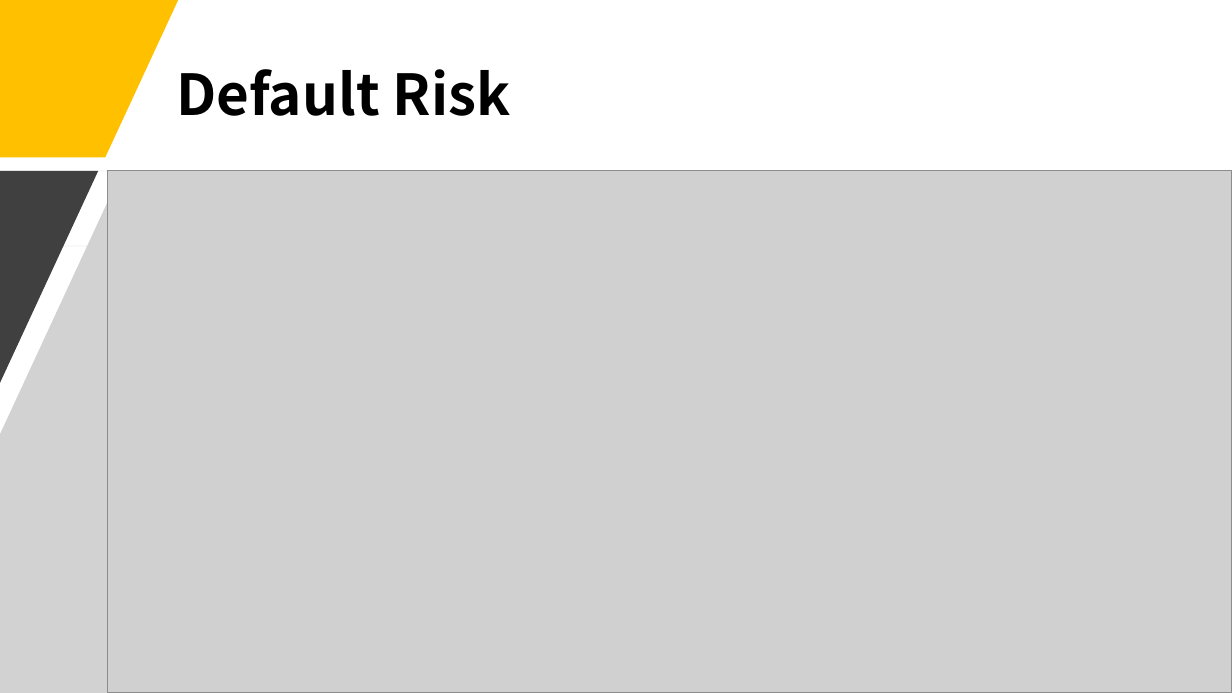
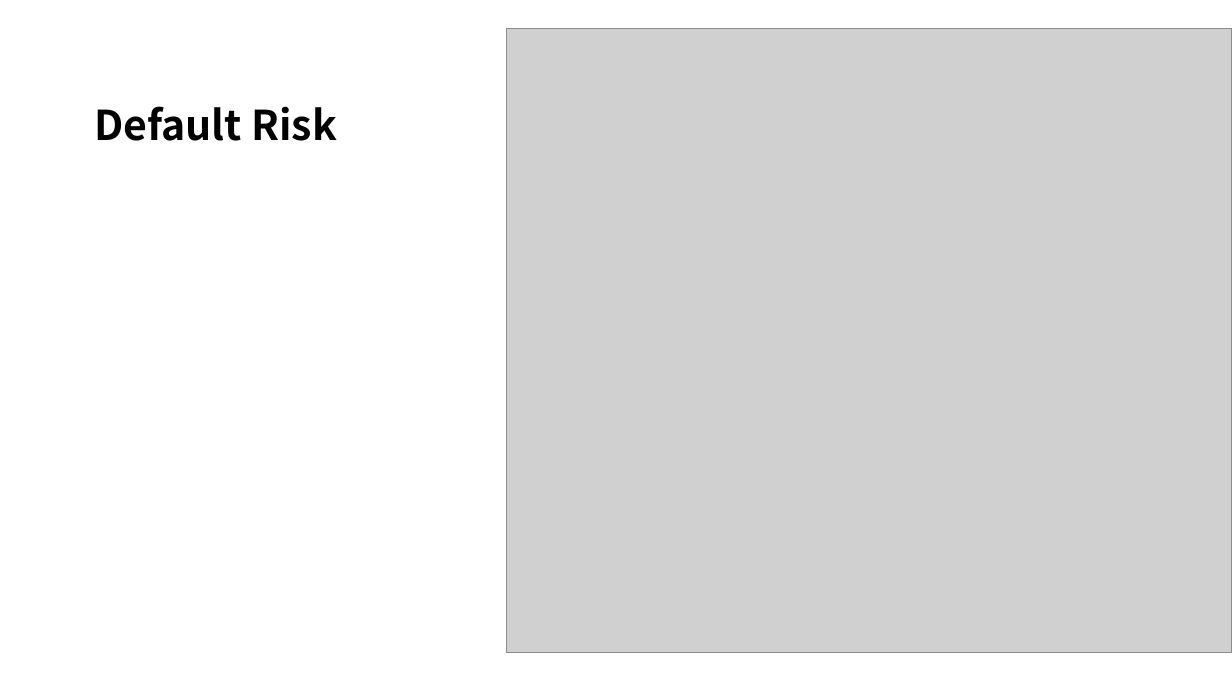
Before and after one commit to Shinan-tech/Credit_default, a slide deck: slide 2 of Default prediction model.pptx. Drawn at 1232x693 pixels with LibreOffice and Linux fonts; fonts in the diff are those of the drawing; grey boxes stand for pictures. Boxes give left, top, right and bottom in pixels: in the first picture for what was removed or moved away, otherwise in the second. Text is boxed around its words. In the diff, an @@ line names an element or a change of style, - is before the commit and + after.

```diff
--- a/Default prediction model.pptx
+++ b/Default prediction model.pptx
@@ freeform shape removed at (0, 0, 178, 157) @@
@@ picture: place and size @@
-picture at (108, 171, 1232, 693)
+picture at (507, 28, 1232, 652)
@@ title "Default Risk": place and size @@
-title "Default Risk" at (176, 69, 511, 116)
+title "Default Risk" at (94, 106, 337, 141)
@@ title "Default Risk" at (94, 106, 337, 141): size 44 to 32 pt @@
@@ freeform shape removed at (0, 171, 1232, 693) @@
@@ freeform shape removed at (0, 171, 98, 383) @@
```
Also in this commit, not shown: 6 slides removed, 2 other files.
